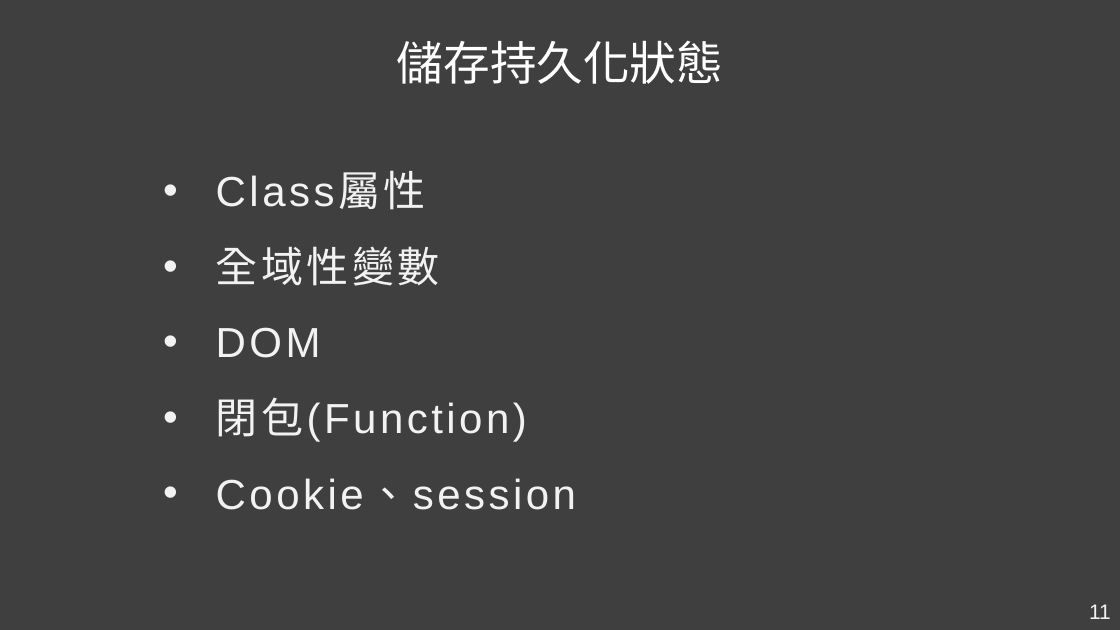
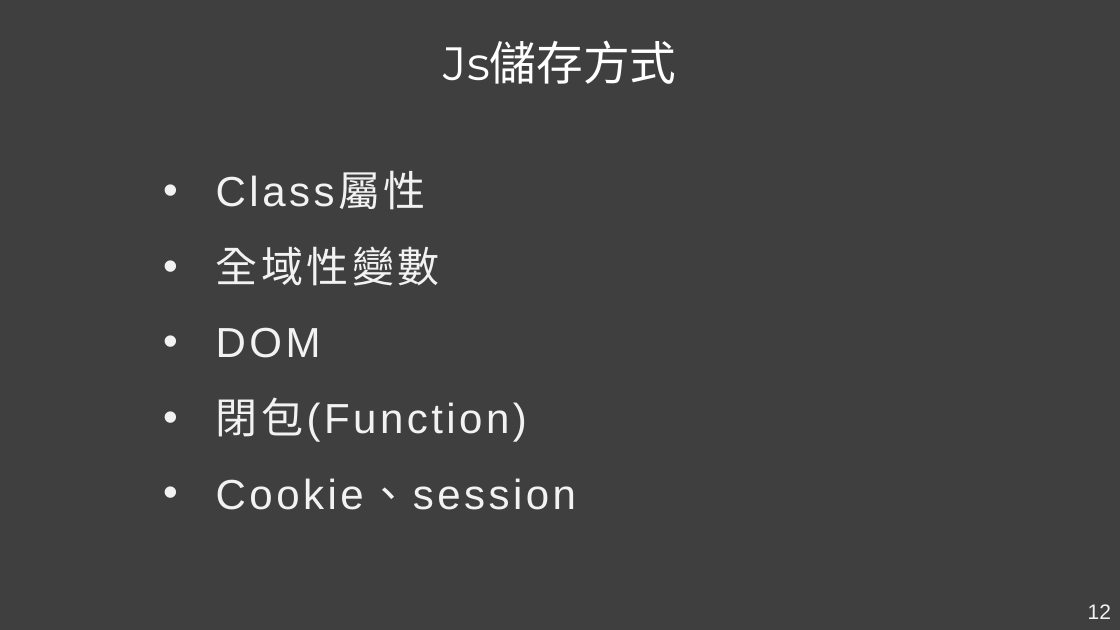
Before and after one commit to Kader-coder/React-Hooks, a slide deck: slide 12 of PPT/React Hooks &.pptx (slide 11 before the commit). Drawn at 1120x630 pixels with LibreOffice and Linux fonts; fonts in the diff are those of the drawing. Boxes give left, top, right and bottom in pixels: in the first picture for what was removed or moved away, otherwise in the second. Text is boxed around its words. In the diff, an @@ line names an element or a change of style, - is before the commit and + after.

```diff
--- a/PPT/React Hooks &.pptx
+++ b/PPT/React Hooks &.pptx
@@ text at (444,40,677,84): text changed @@
-儲存持久化狀態
+Js儲存方式
@@ page number at (1088,604,1111,619): text changed @@
-11
+12
```
Also in this commit, not shown: 9 other slides changed, 4 slides added, 5 slides removed, 1 other file.
